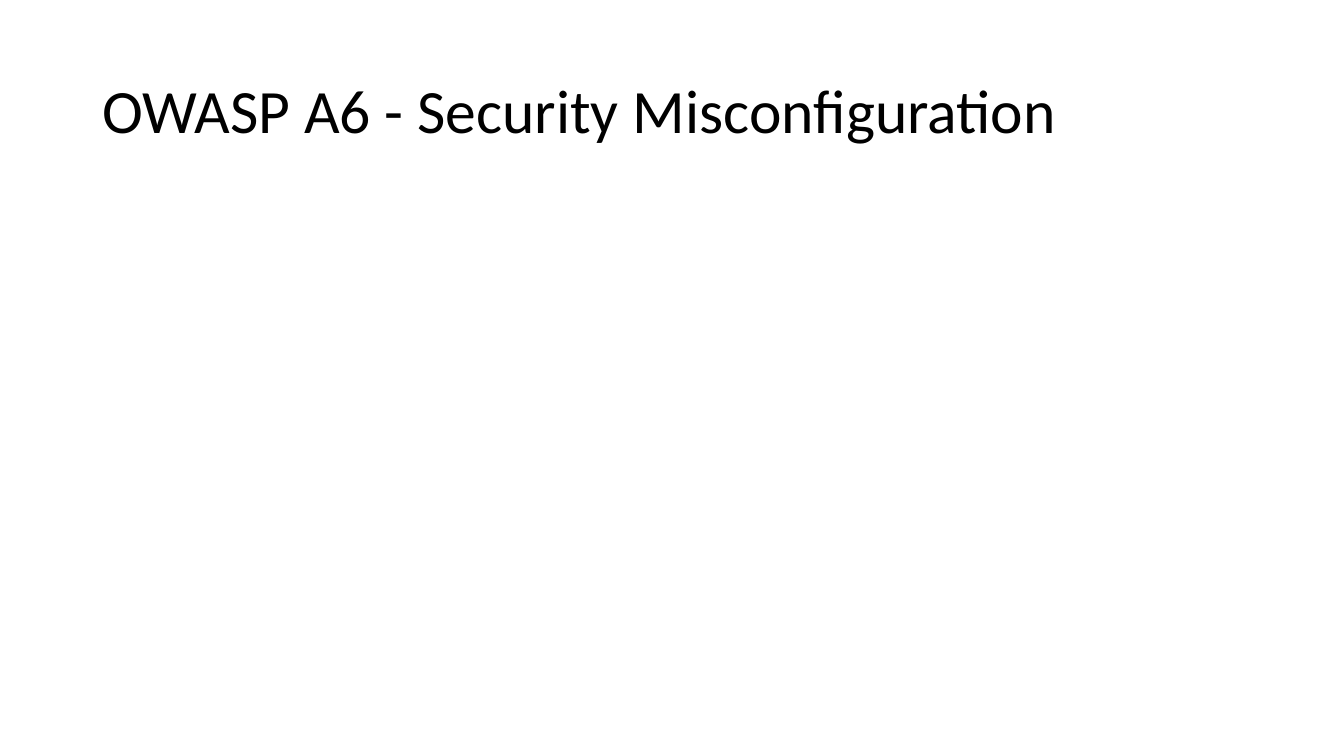
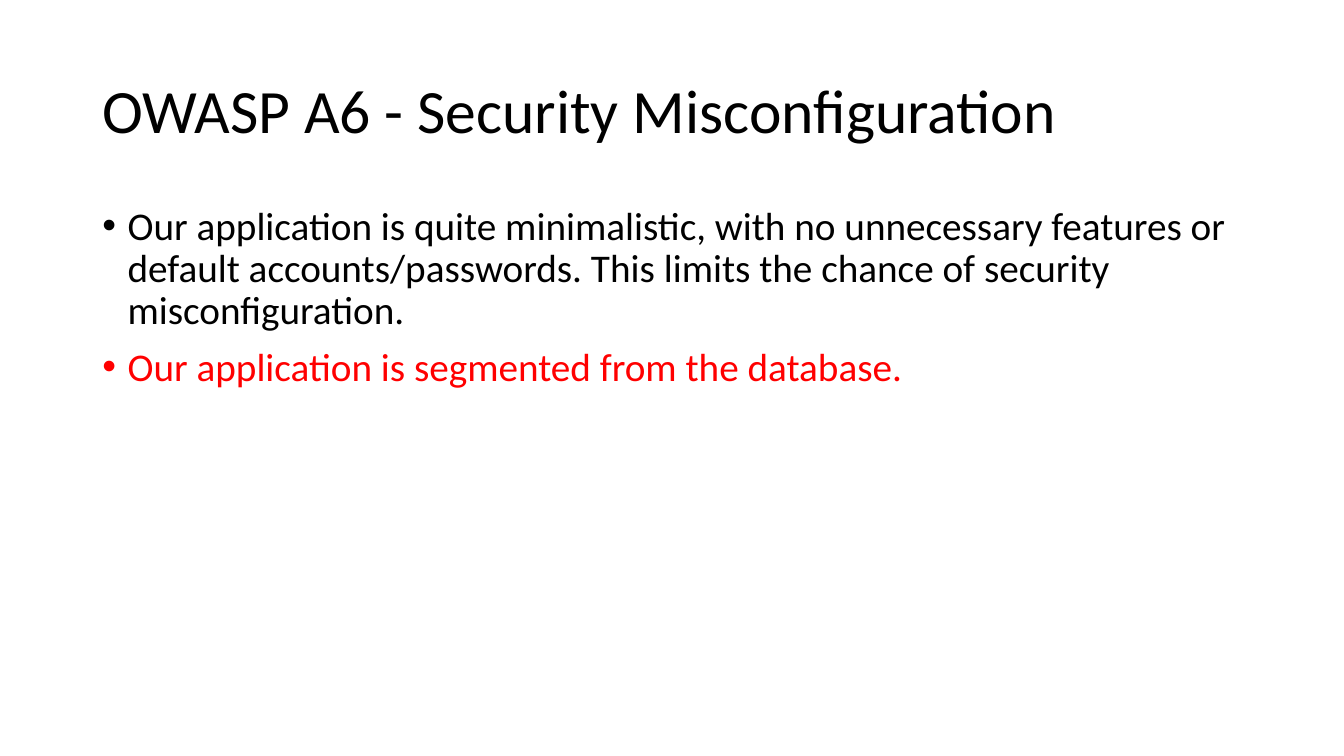
Before and after one commit to jkunnas58/dat250_netbank_fall_2020, a slide deck: slide 16 of Project_report_group_9.pptx. Drawn at 1344x756 pixels with LibreOffice and Linux fonts; fonts in the diff are those of the drawing. Boxes give left, top, right and bottom in pixels: in the first picture for what was removed or moved away, otherwise in the second. Text is boxed around its words. In the diff, an @@ line names an element or a change of style, - is before the commit and + after.

```diff
--- a/Project_report_group_9.pptx
+++ b/Project_report_group_9.pptx
@@ text added at [128, 212, 1225, 388], 28 pt, text #000000 @@
+• Our application is quite minimalistic, with no unnecessary features or default accounts/passwords. This limits the chance of security misconfiguration.
+• Our application is segmented from the database.
```
Also in this commit, not shown: 6 other slides changed.
